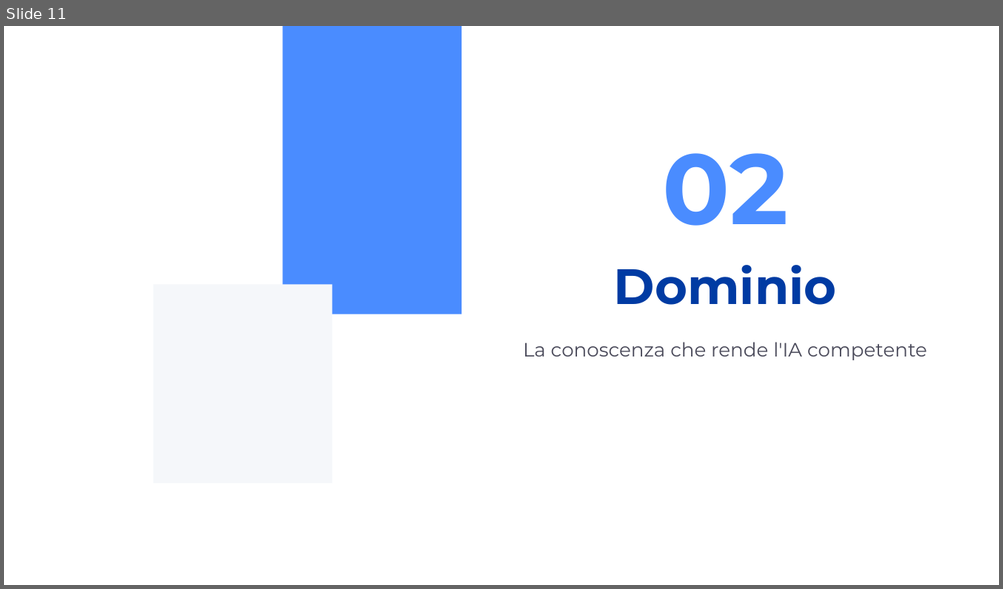
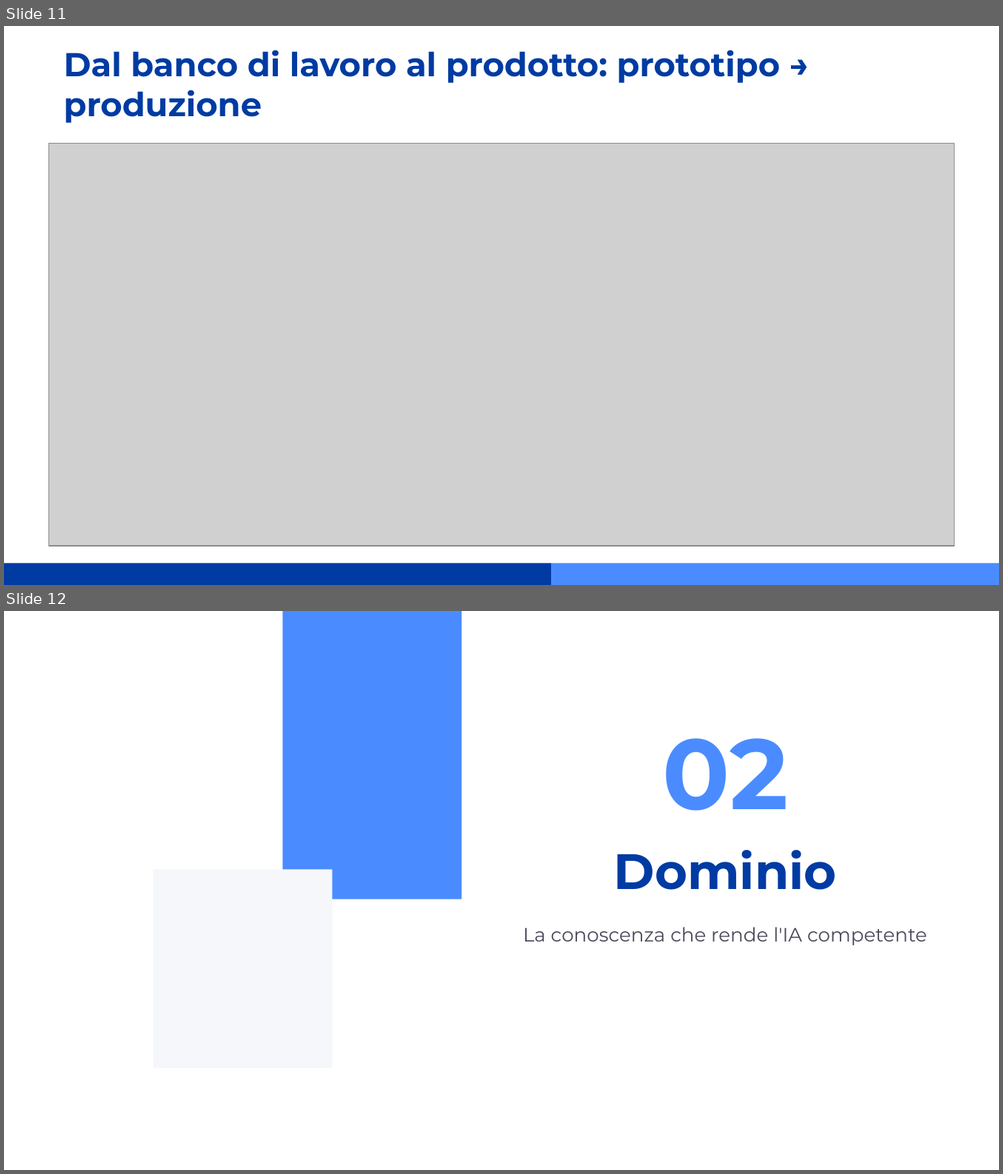
Before and after one commit to ssimoncini/valuation_analyst, a slide deck: output/presentazione_ia_produttiva.pptx. Shown one above the other, each under a label of ours: slide 11 before the commit, slides 11 and 12 after it. The pictures are 1003x589 and 1003x1174 pixels, drawn with LibreOffice and Linux fonts; fonts in the diff are those of the drawing; grey boxes stand for pictures. Boxes give left, top, right and bottom in pixels: in the first picture for what was removed or moved away, otherwise in the second. Text is boxed around its words. In the diff, an @@ line names an element or a change of style, - is before the commit and + after.

```diff
--- a/output/presentazione_ia_produttiva.pptx
+++ b/output/presentazione_ia_produttiva.pptx
@@ slide 11 added at <box>4,26,999,585</box>, background #FFFFFF @@
@@ text added at <box>64,50,780,123</box>, 24 pt, text #003BA3, bold @@
+Dal banco di lavoro al prodotto: prototipo → produzione
@@ picture added at <box>48,144,954,546</box> @@
@@ rectangle added at <box>4,564,551,585</box>, fill #003BA3 @@
@@ rectangle added at <box>551,564,999,585</box>, fill #4A8CFF @@
@@ what was slide 11 is now slide 12 @@
```
Also in this commit, not shown: 1 slide changed, 7 other files.
